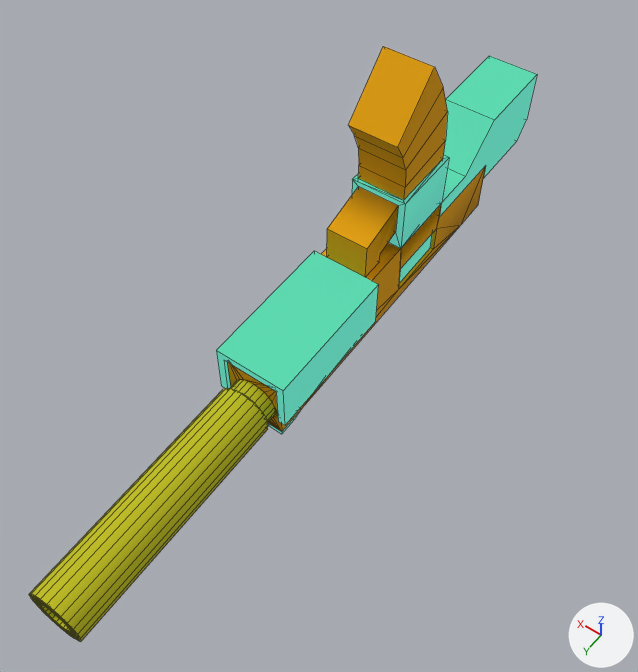
An edit to the Blender file Art Source/PRIMEOPS_2_Gear.blend, drawn before and after from the same camera.
One viewpoint serves both versions: a 50 mm camera at (-5.76, 10.91, 13.22) aimed at (-0.39, 3.39, 1.4). Lighting does not change. The marker at lower right points along +X, +Y and +Z. Mesh edges are drawn as thin lines.

The first picture shows 'uziGoldLongSilencer'.
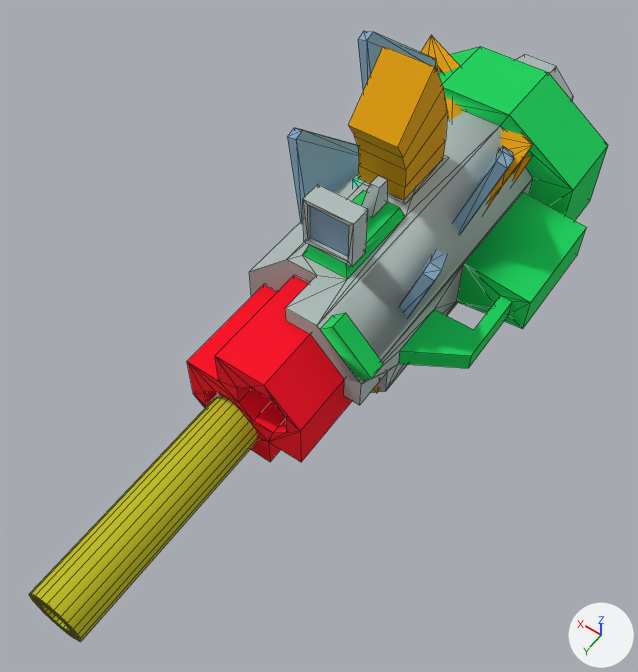
Where the newer file only moved an object's origin or applied its transform, the numbers keep the older frame.

Where the change shows, as pixel boxes [x1, y1, x2, y2] in the pictures (638 x 672 px):
'rocketlauncherModernRotating', shown
    after: [187, 46, 608, 462]
'GEAR_MISSILEPOD.001_Cylinder.003', shown (blue)
    after: [287, 31, 532, 393]

Edits to the bpy script that builds the scene:
```text
Change me_rocketlaunchermodernrotating:
    where me_rocketlaunchermodernrotating.from_pydata(...)  # 208 vertices, 248 faces; spans x -6.3..3.9, y -2.5..9.1, z -11.3..12.1
    used by ob_rocketlaunchermodernrotating; location = (-3.86, 3.36, 7.02); rotation_euler = (-1.571, -1.571, 0.0), in degrees (-90, -90, 0)
    me_rocketlaunchermodernrotating part 1: the whole mesh is scaled about its middle by 0.437, then moved by (-4.3, 0.1, -3.7)
Change ob_rocketlaunchermodernrotating:
    remove ob_rocketlaunchermodernrotating.hide_set(True)
Change ob_gear_missilepod_001_cylinder_003:
    remove ob_gear_missilepod_001_cylinder_003.hide_set(True)
```
